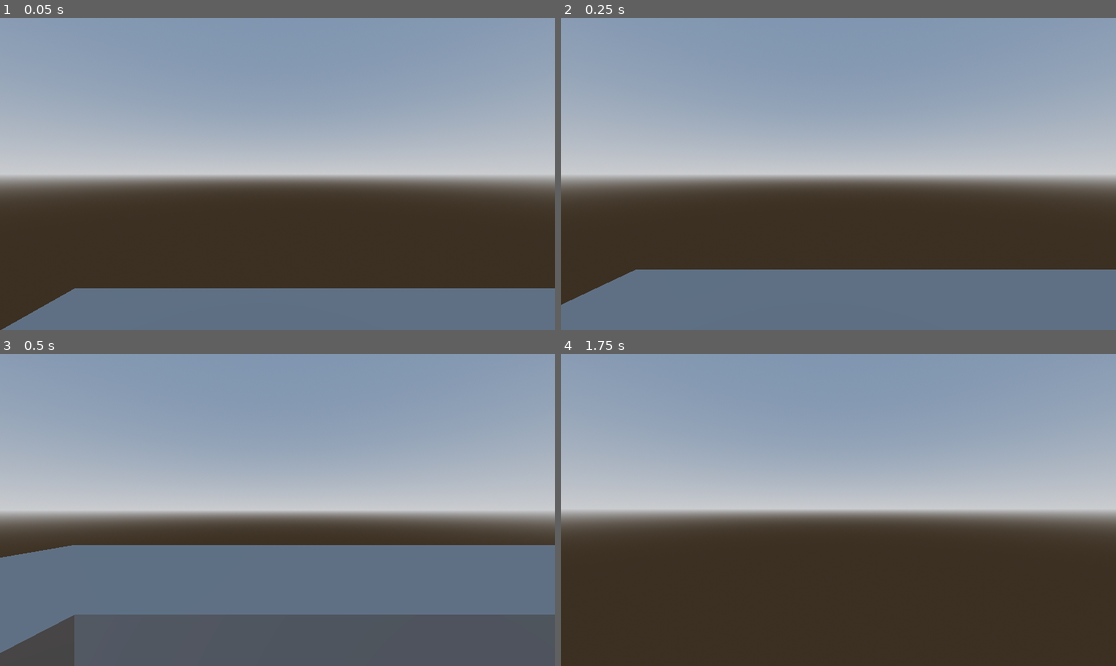
Above: before the commit, frames 1-4 (two rows, left to right).
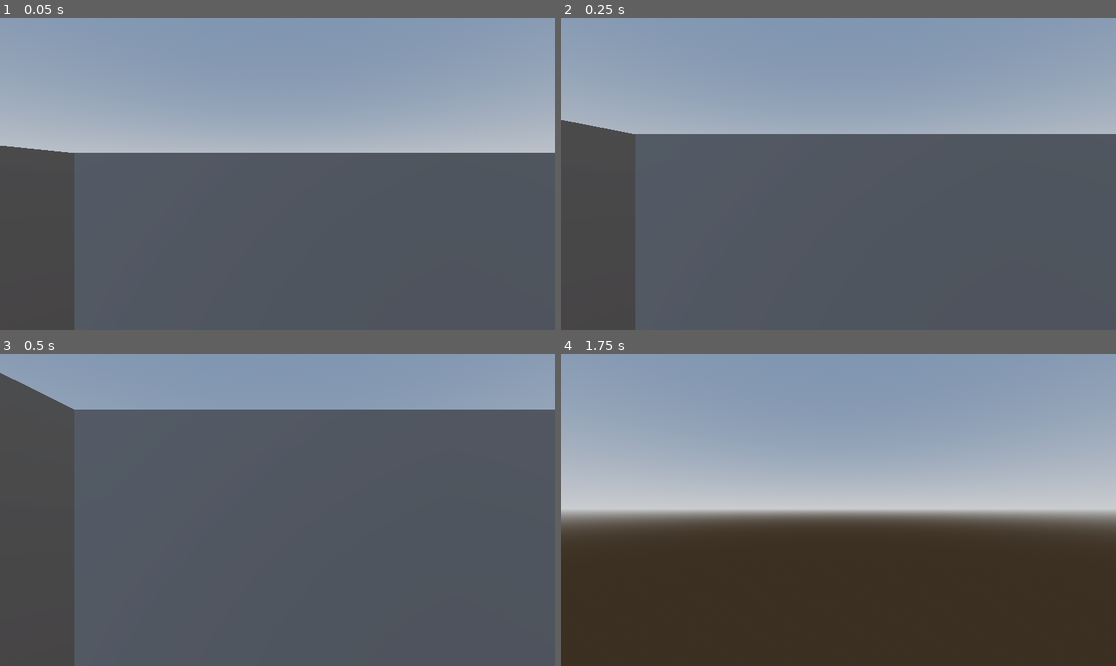
Above: after the commit, the same moments.

Repository: pparjona/Run-
Game: Godot game, scene res://Scenes/Game.tscn
Same seed, same stepped clock (60 frames per second), same inputs: the game is played once before the commit and once after it.
Inputs (mouse positions are in pixels of both pictures, inside the frame that each line leads up to):
- Up to frame 1 (0.05 s): no input
- Up to frame 2 (0.25 s): no input
- Up to frame 3 (0.5 s): no input
- Up to frame 4 (1.75 s): tap Enter (ui_accept) at 0.5, 0.77, 1.25, 1.52 s; move the mouse to (866, 510) at 0.52 s; hold Up (ui_up) from 0.53 s (still down); tap F (freefly) at 0.6 s; click (866, 510) at 0.67 s; move the mouse to (810, 510) at 1.27 s; tap E at 1.35 s

The runs differ from the first frame. In frame 1, 56% of the frame differs, in the area x 0-100%, y 40-100%; in frame 2, 62%; in frame 3, 66%, in the area x 0-100%, y 6-96%; in frame 4, nothing differs.

Commit message:
Add wall height and thickness parameters to Maze
Introduces configurable wall_height and wall_thickness properties to control the physical dimensions of maze walls in the 3D world. Updates wall and floor instantiation logic to use these parameters, improving flexibility for maze appearance and scaling.

Diff:
--- a/Scripts/Maze.gd
+++ b/Scripts/Maze.gd
@@ -3,10 +3,14 @@
 
 @export var width: int = 21   # DEBE ser impar (21, 31, 41...)
 @export var height: int = 21  # DEBE ser impar
-@export var cell_size: float = 2.0
+@export var cell_size: float = 6.0  # tamaño físico de cada celda en el mundo 3D
 
 @export var wall_scene: PackedScene
 @export var floor_scene: PackedScene
+
+# Altura y grosor de paredes (en unidades del mundo)
+@export var wall_height: float = 4.0
+@export var wall_thickness: float = 6.0  # normalmente igual a cell_size para bloques completos
 
 var grid: Array = []      # grid[y][x] = 0 (pared) o 1 (pasillo)
 var start_cell: Vector2i = Vector2i(1, 1)
@@ -83,37 +87,41 @@
 	grid[exit_cell.y][exit_cell.x] = 1
 
 	# Abrimos un hueco en la pared exterior derecha junto a esa celda
-	# (celda de borde en x = width - 1)
 	grid[exit_cell.y][width - 1] = 1
-
-	# Si prefieres abrir por abajo en lugar de por la derecha,
-	# podrías usar esta línea alternativa:
+	# Si prefieres abrir por abajo en vez de por la derecha, puedes usar:
 	# grid[height - 1][exit_cell.x] = 1
 
+# ---------------------------------------------------------
+# Construir geometría 3D
+# ---------------------------------------------------------
 func _build_maze() -> void:
+	var total_width: float = float(width) * cell_size
+	var total_height: float = float(height) * cell_size
+
 	# 1) Suelo grande
 	if floor_scene:
 		var floor_instance = floor_scene.instantiate()
 		add_child(floor_instance)
 
-		var total_width: float = float(width) * cell_size
-		var total_height: float = float(height) * cell_size
-
 		# Posicionamos el suelo en el centro del laberinto
 		floor_instance.position = Vector3(total_width * 0.5, -0.5, total_height * 0.5)
-		# Como el root es un CSGBox3D, tiene propiedad "size", la seteamos vía set() para evitar problemas de tipos
+		# Ajustamos el tamaño si es un CSGBox3D
 		floor_instance.set("size", Vector3(total_width, 1.0, total_height))
 
-	# 2) Paredes
+	# 2) Paredes (bloques completos en las celdas grid[y][x] == 0)
 	if wall_scene:
 		for y in height:
 			for x in width:
 				if grid[y][x] == 0:
 					var wall_instance = wall_scene.instantiate()
 					add_child(wall_instance)
+
 					var wx: float = float(x) * cell_size
 					var wz: float = float(y) * cell_size
-					wall_instance.position = Vector3(wx, 0.0, wz)
+
+					wall_instance.position = Vector3(wx, wall_height * 0.5, wz)
+					# Ajustamos tamaño del bloque de pared según cell_size y parámetros
+					wall_instance.set("size", Vector3(wall_thickness, wall_height, wall_thickness))
 
 # ---------------------------------------------------------
 # Helpers para posiciones
